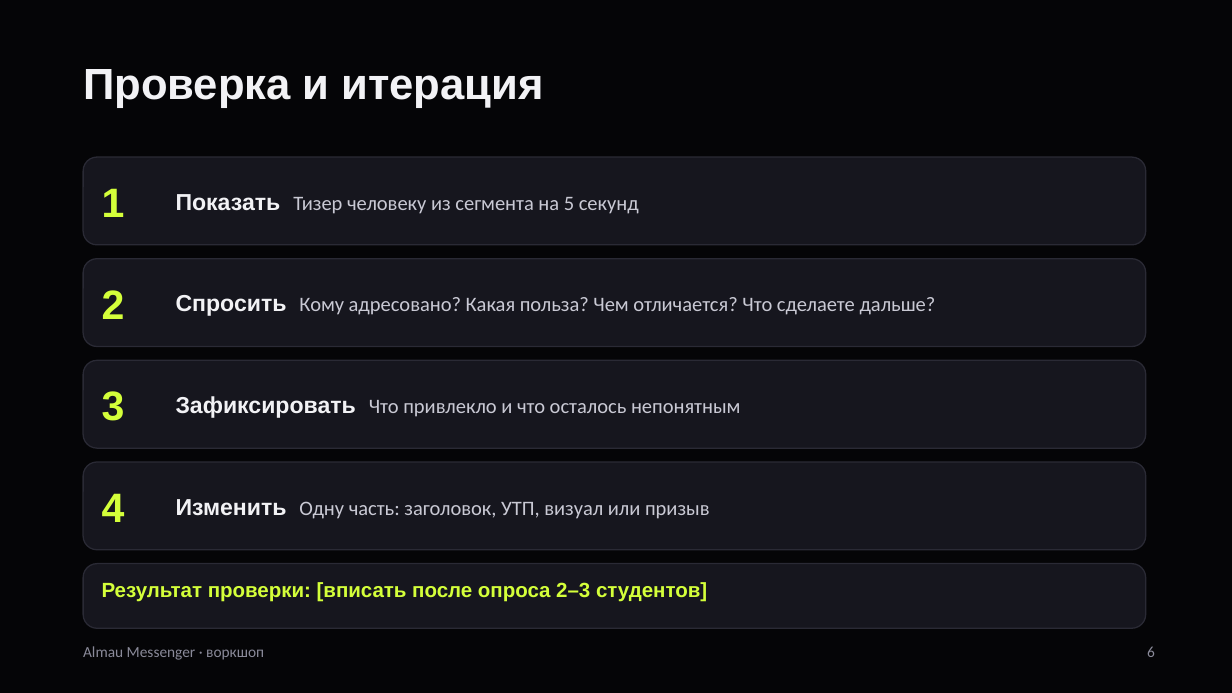
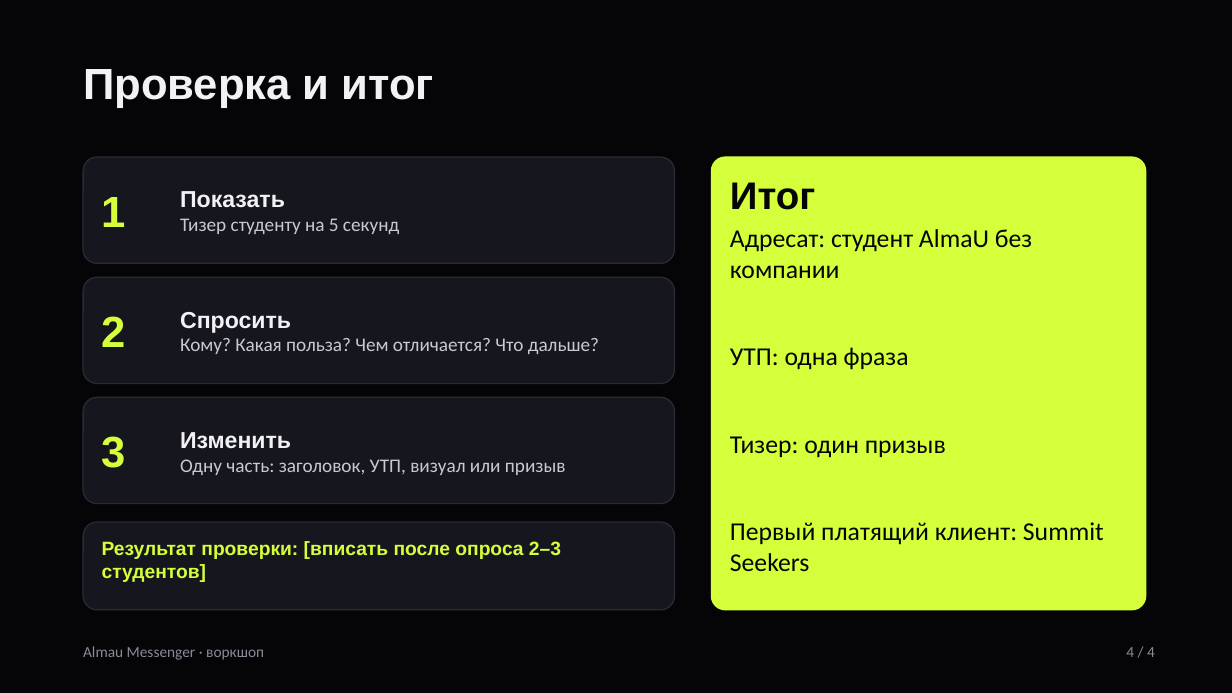
Before and after one commit to taekeanoshi/Almau_messanger, a slide deck: slide 4 of docs/Workshop_Almau_Messenger.pptx (slide 6 before the commit). Drawn at 1232x693 pixels with LibreOffice and Linux fonts; fonts in the diff are those of the drawing. Boxes give left, top, right and bottom in pixels: in the first picture for what was removed or moved away, otherwise in the second. Text is boxed around its words. In the diff, an @@ line names an element or a change of style, - is before the commit and + after.

```diff
--- a/docs/Workshop_Almau_Messenger.pptx
+++ b/docs/Workshop_Almau_Messenger.pptx
@@ text at [83,69,434,108]: text changed @@
-Проверка и итерация
+Проверка и итог
@@ rounded rectangle: place and size @@
-rounded rectangle at [83,157,1146,245]
+rounded rectangle at [83,157,675,263]
@@ rounded rectangle added at [712,157,1146,610], fill #D4FF3A, outline #D4FF3A 1 pt @@
@@ text at [180,191,399,234]: text changed; size 16 to 15 pt @@
-Показать Тизер человеку из сегмента на 5 секунд
+Показать
+Тизер студенту на 5 секунд
@@ text added at [730,182,1104,571], 20 pt, text #050507 @@
+Итог
+Адресат: студент AlmaU без компании
+УТП: одна фраза
+Тизер: один призыв
+Первый платящий клиент: Summit Seekers
@@ rounded rectangle: place and size @@
-rounded rectangle at [83,259,1146,347]
+rounded rectangle at [83,277,675,384]
@@ text "2": place and size @@
-text "2" at [102,290,125,319]
+text "2" at [102,316,126,347]
@@ text at [180,312,599,354]: text changed; size 16 to 15 pt @@
-Спросить Кому адресовано? Какая польза? Чем отличается? Что сделаете дальше?
+Спросить
+Кому? Какая польза? Чем отличается? Что дальше?
@@ proportions changed in 3 elements at [83,157,675,263], [83,277,675,384], [83,397,675,504] @@
@@ rounded rectangle: place and size @@
-rounded rectangle at [83,360,1146,448]
+rounded rectangle at [83,397,675,504]
@@ size 32 to 34 pt in 3 elements at [102,197,126,227], [102,316,126,347], [102,436,126,468] @@
@@ text "3": place and size @@
-text "3" at [102,391,125,421]
+text "3" at [102,436,126,468]
@@ text removed at [176,396,741,418] @@
-Зафиксировать Что привлекло и что осталось непонятным
@@ text at [180,432,566,475]: text changed; size 16 to 15 pt @@
-Изменить Одну часть: заголовок, УТП, визуал или призыв
+Изменить
+Одну часть: заголовок, УТП, визуал или призыв
@@ text removed at [102,493,125,522] @@
-4
@@ rounded rectangle: place and size @@
-rounded rectangle at [83,462,1146,550]
+rounded rectangle at [83,522,675,610]
@@ text "Результат проверки: [вписать после опроса ...": place and size @@
-text "Результат проверки: [вписать после опроса ..." at [102,582,707,602]
+text "Результат проверки: [вписать после опроса ..." at [102,541,561,582]
@@ text "Результат проверки: [вписать после опроса ..." at [102,541,561,582]: size 16 to 15 pt @@
@@ rounded rectangle removed at [83,564,1146,628] @@
@@ text at [1126,647,1155,657]: text changed @@
-6
+4 / 4
```
Also in this commit, not shown: 2 other slides changed, 1 slide added, 4 slides removed, 2 other files.
